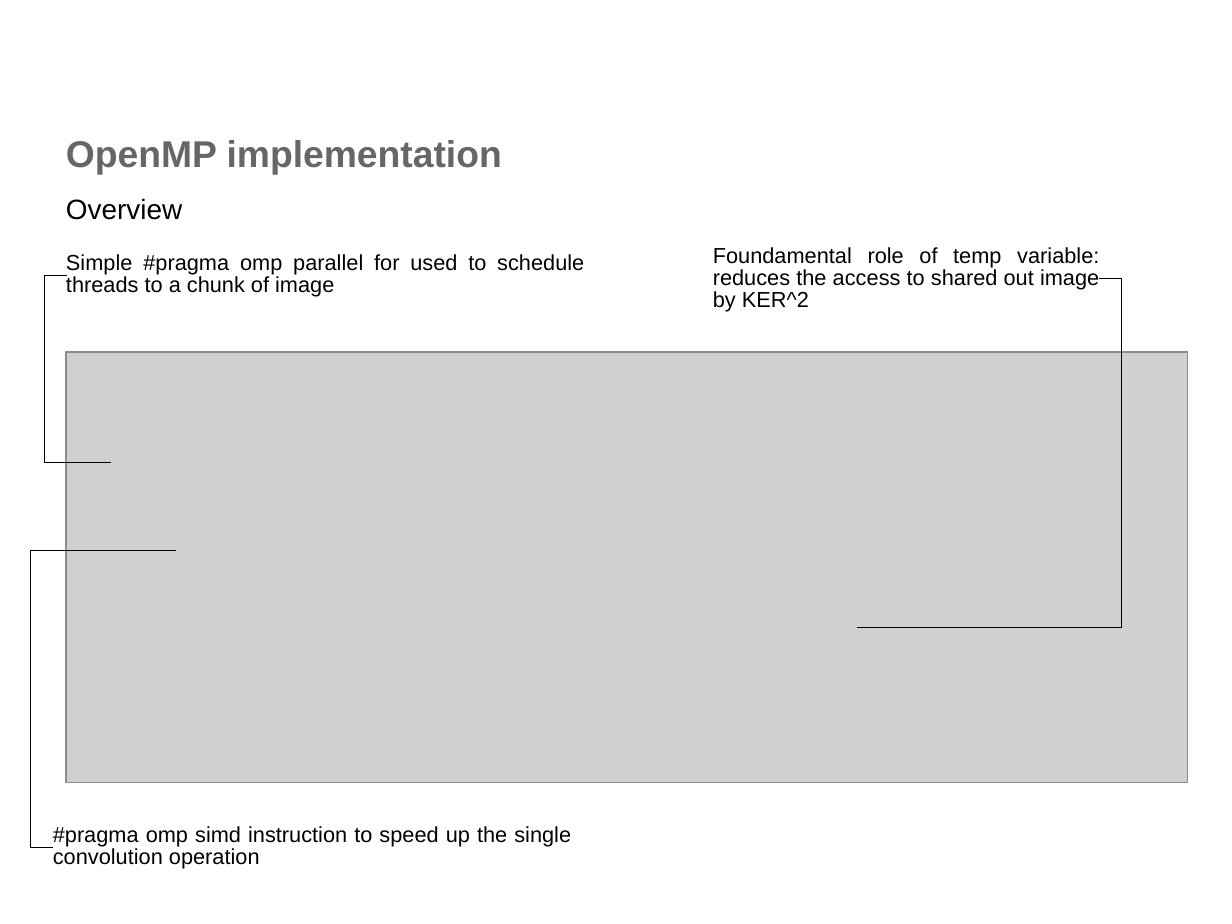
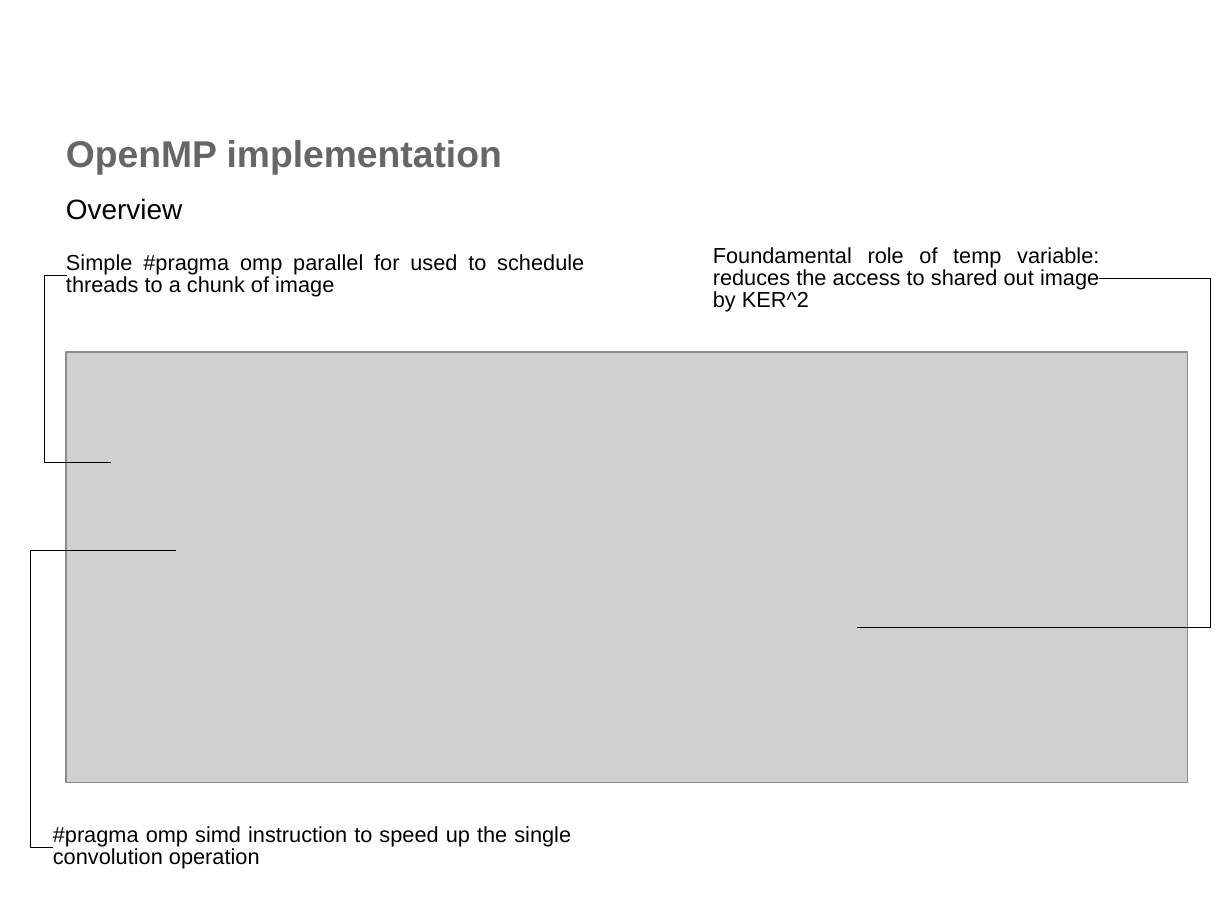
Before and after one commit to DragosTana/image_processing, a slide deck: slide 6 of Image_processing.odp. Drawn at 1232x924 pixels with LibreOffice and Linux fonts; fonts in the diff are those of the drawing; grey boxes stand for pictures; background and template pictures are left out. Boxes give left, top, right and bottom in pixels: in the first picture for what was removed or moved away, otherwise in the second. Text is boxed around its words. In the diff, an @@ line names an element or a change of style, - is before the commit and + after.

```diff
--- a/Image_processing.odp
+++ b/Image_processing.odp
@@ elbow line (1100, 278) - (859, 627): route changed @@
```
Also in this commit, not shown: 3 other slides changed.
